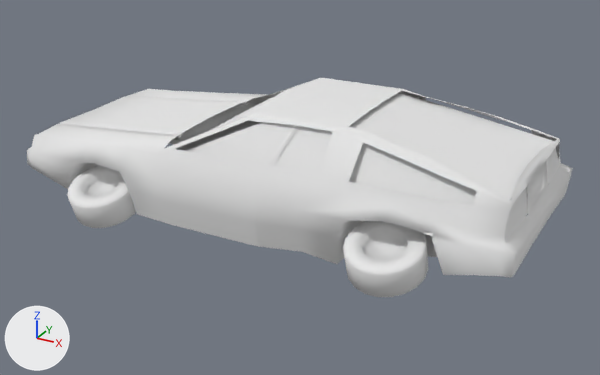
What one commit did to the OBJ model res/windows.obj.
One viewpoint serves both versions: a 50 mm lens placed at (0.81, -4.34, 2.44), pointed at (-1.56, -0.04, 0.29). The lights are fixed; the arrows at lower left show +X, +Y and +Z. Where no turn or scale is listed for an object, it has been applied to the vertices.

The first picture shows 'l2.001_Cube.001', 'l2.002_Cube.002', 'l2_Cube.003'.
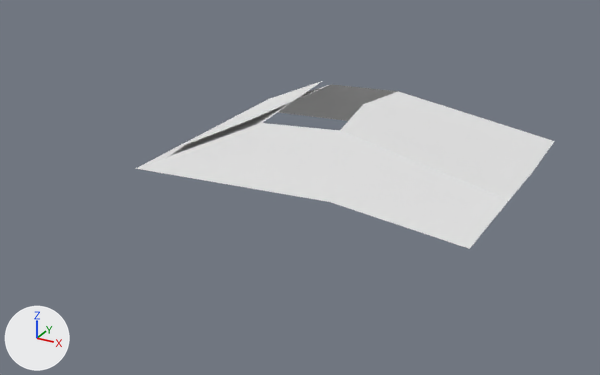
Location of each change, (x1, y1, x2, y2) in pixels of the pictures (600 x 375 px):
'l2_Cube.003', deleted
    before: (27, 78, 573, 297)
    faces in mat_body (white #e7e7e7): (27, 78, 573, 277)
    faces in mat_rubber (white #e7e7e7): (67, 165, 428, 297)
'l2.002_Cube.002', deleted
    before: (506, 148, 570, 241)
    faces in mat_l2 (white #e7e7e7): (506, 148, 560, 241)

What changed in the scene script:
```text
Remove ob_l2_002_cube_002:
    ob_l2_002_cube_002 = bpy.data.objects.new('l2.002_Cube.002', me_l2_002_cube_002)
    ob_l2_002_cube_002.location = (0.0, 0.0, 0.0)
Remove ob_l2_cube_003:
    ob_l2_cube_003 = bpy.data.objects.new('l2_Cube.003', me_l2_cube_003)
    ob_l2_cube_003.location = (0.0, 0.0, 0.0)
```
